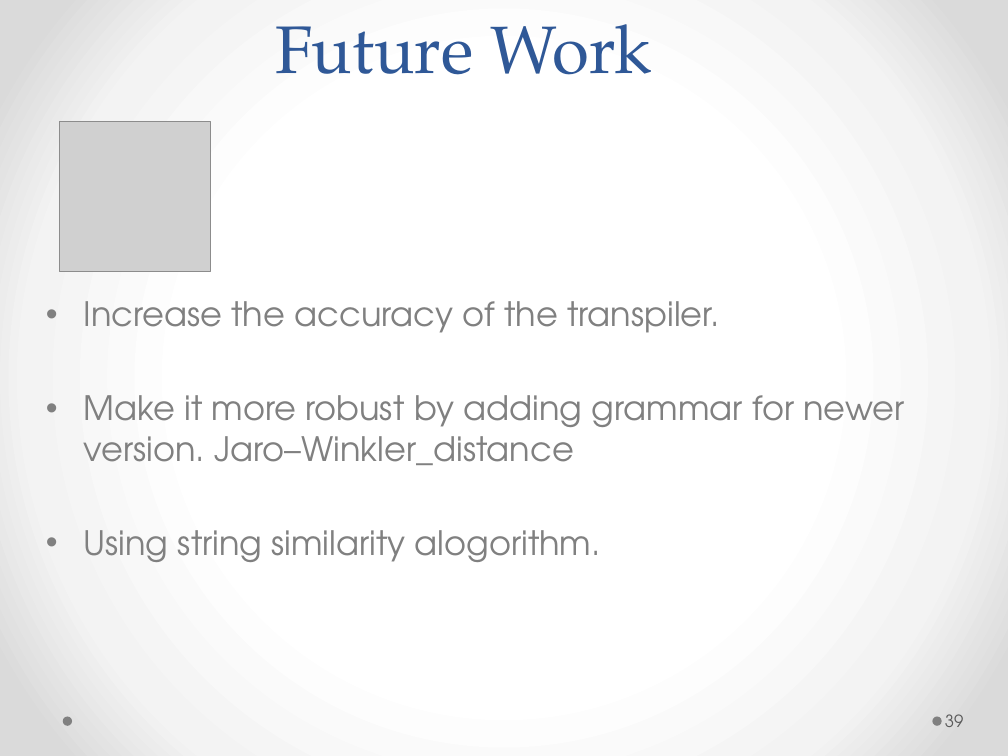
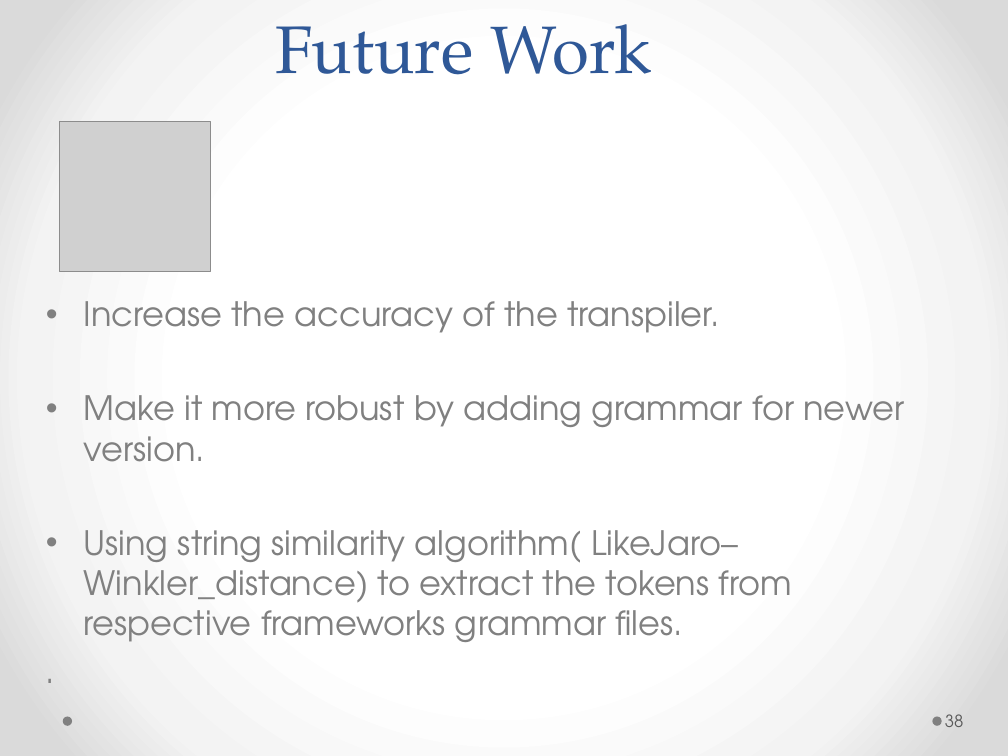
Before and after one commit to amit1984/Thesis, a slide deck: slide 38 of thesis_v4.pptx (slide 39 before the commit). Drawn at 1008x756 pixels with LibreOffice and Linux fonts; fonts in the diff are those of the drawing; grey boxes stand for pictures. Boxes give left, top, right and bottom in pixels: in the first picture for what was removed or moved away, otherwise in the second. Text is boxed around its words. In the diff, an @@ line names an element or a change of style, - is before the commit and + after.

```diff
--- a/thesis_v4.pptx
+++ b/thesis_v4.pptx
@@ text at box(84, 395, 904, 642): text changed @@
-• Make it more robust by adding grammar for newer version. Jaro–Winkler_distance
-• Using string similarity alogorithm.
+• Make it more robust by adding grammar for newer version.
+• Using string similarity algorithm( LikeJaro–Winkler_distance) to extract the tokens from respective frameworks grammar files.
+.
@@ page number at box(945, 714, 964, 727): text changed @@
-39
+38
```
Also in this commit, not shown: 15 other slides changed, 2 slides added, 3 slides removed.
